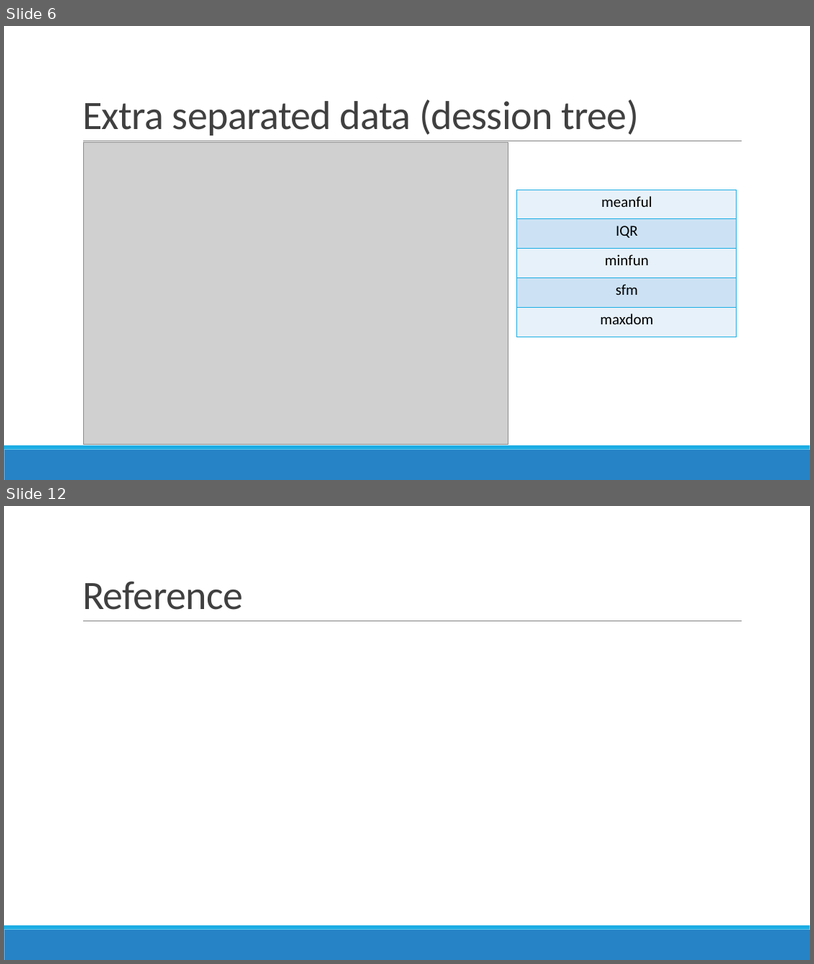
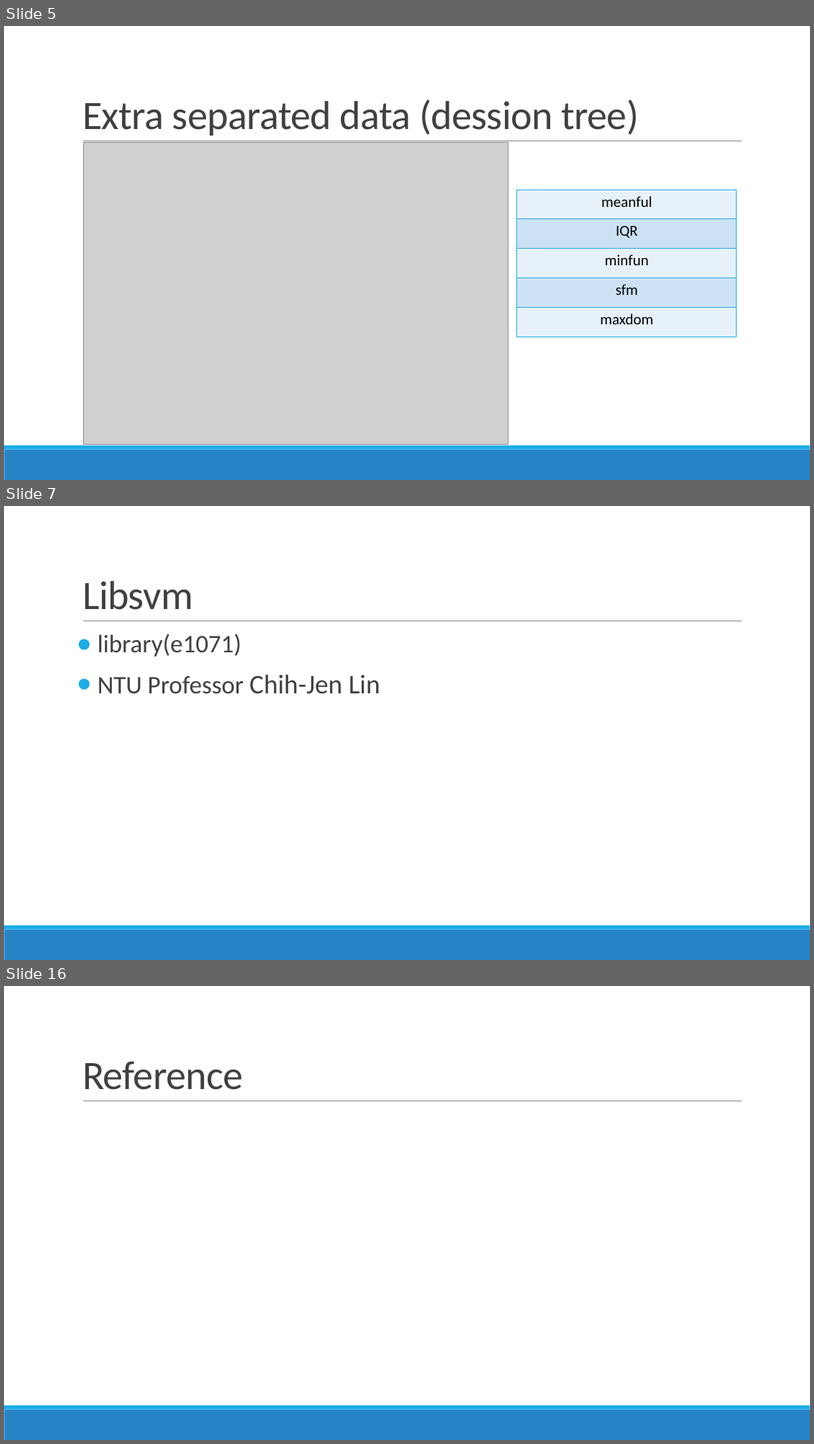
Before and after one commit to 1071-DataScience/finalproject-lazurite, a slide deck: docs/project.pptx. Shown one above the other, each under a label of ours: slides 6 and 12 before the commit, slides 5, 7 and 16 after it; the slides between them are not shown. The pictures are 814x964 and 814x1444 pixels, drawn with LibreOffice and Linux fonts; fonts in the diff are those of the drawing; grey boxes stand for pictures. Boxes give left, top, right and bottom in pixels: in the first picture for what was removed or moved away, otherwise in the second. Text is boxed around its words. In the diff, an @@ line names an element or a change of style, - is before the commit and + after.

```diff
--- a/docs/project.pptx
+++ b/docs/project.pptx
@@ slide 7 added at (x1=4, y1=506, x2=810, y2=960), background #FFFFFF; not listed: 3 template elements that a slide beside it also shows @@
@@ title added at (x1=82, y1=581, x2=193, y2=610), 48 pt, text #404040 @@
+Libsvm
@@ text added at (x1=98, y1=633, x2=381, y2=694), 30 pt, text #404040 @@
+● library(e1071)
+● NTU Professor Chih-Jen Lin
@@ what was slide 6 is now slide 5 @@
@@ what was slide 12 is now slide 16 @@
```
Also in this commit, not shown: 3 slides changed, 8 other slides added, 5 slides removed, 1 other file.
